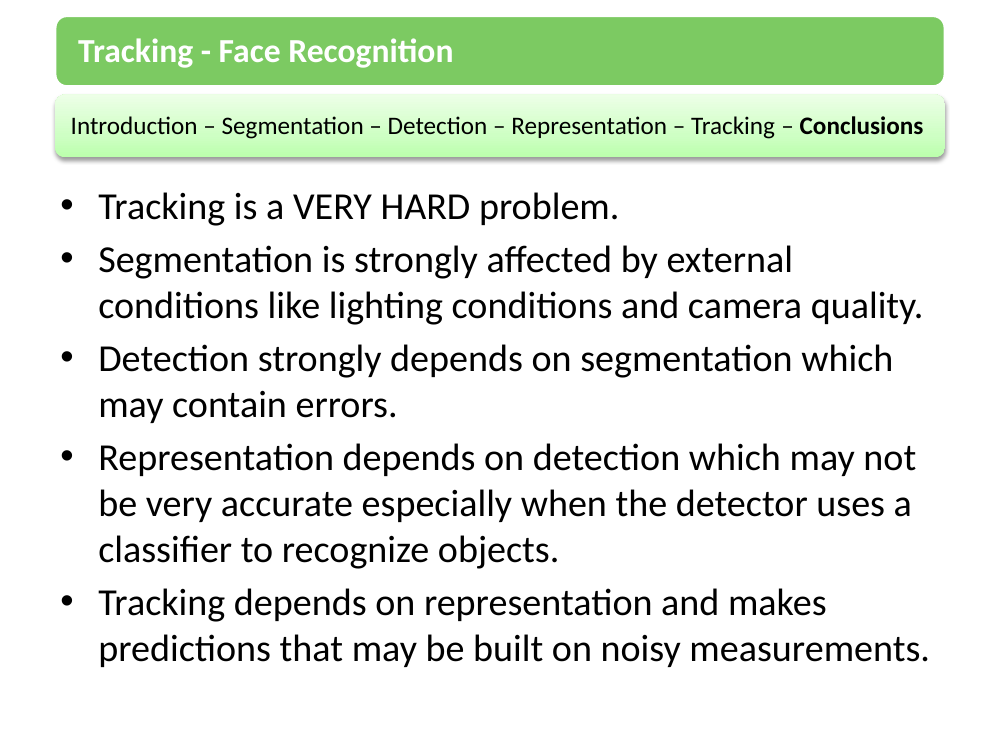
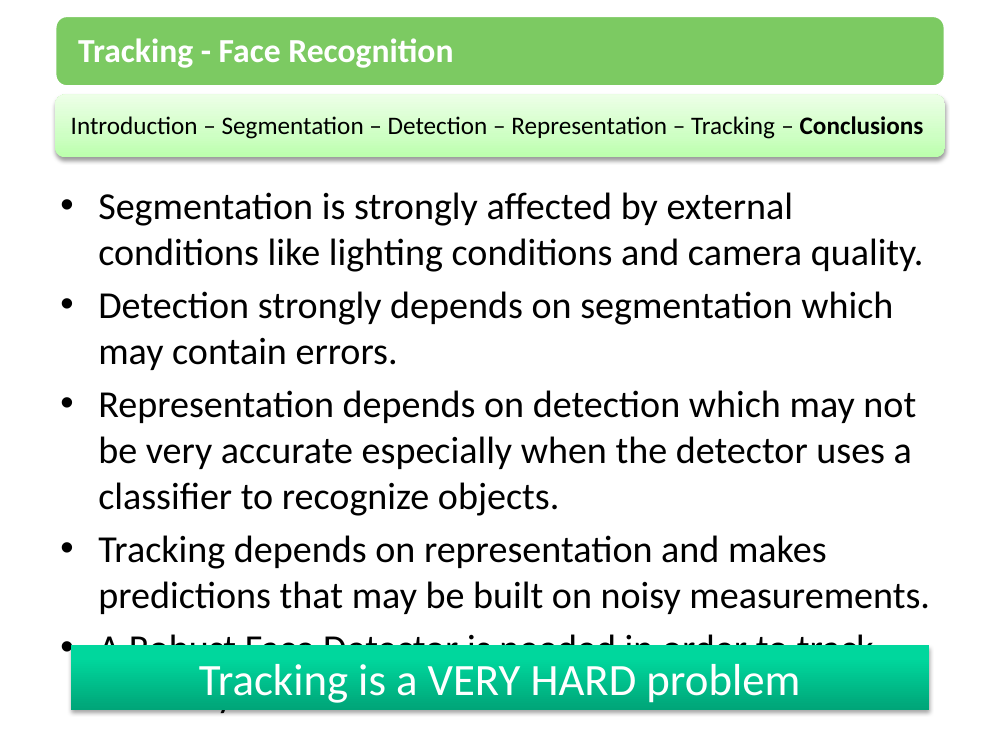
Before and after one commit to amounir86/mcvai-tracking, a slide deck: slide 20 of trunk/Presentation/Tracking.pptx (slide 10 before the commit). Drawn at 1008x756 pixels with LibreOffice and Linux fonts; fonts in the diff are those of the drawing. Boxes give left, top, right and bottom in pixels: in the first picture for what was removed or moved away, otherwise in the second. Text is boxed around its words. In the diff, an @@ line names an element or a change of style, - is before the commit and + after.

```diff
--- a/trunk/Presentation/Tracking.pptx
+++ b/trunk/Presentation/Tracking.pptx
@@ text at (x1=98, y1=192, x2=619, y2=226): paragraph removed @@
-• Tracking is a VERY HARD problem.
@@ text at (x1=98, y1=629, x2=874, y2=716): paragraph added @@
+• A Robust Face Detector is needed in order to track correctly faces.
@@ rectangle added at (x1=71, y1=645, x2=929, y2=710), fill gradient #00A679 to #00D89D to #00D99E, 32 pt, text #FFFFFF @@
+Tracking is a VERY HARD problem
```
Also in this commit, not shown: 2 other slides changed, 11 slides added, 1 slide removed.
